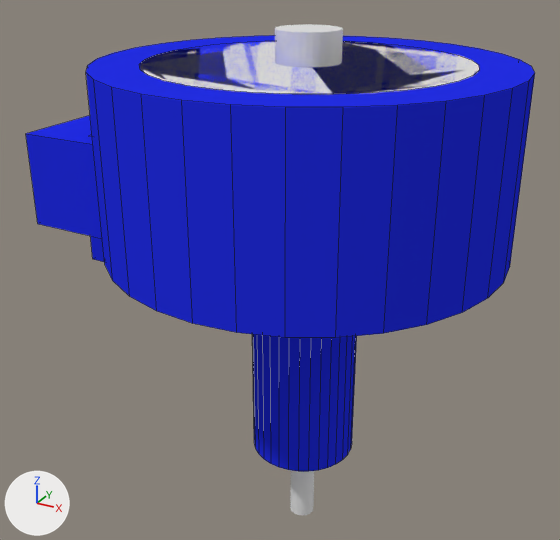
A saved change to the Blender file Resources/Bdental_Library/lib_archive/Lib_Sleeve_Cutter.blend.
One viewpoint serves both versions: a 50 mm camera at (19.3, -38.3, 30.8) aimed at (-2.1, 0.6, 11.3). The axes (+X, +Y, +Z) are drawn at lower left. The lights are the same throughout. Mesh edges are drawn as thin lines on the coarser meshes.

In view in the first picture: 'Fixing Pin', 'R2gate 5.0', 'R2gate 6.5'.
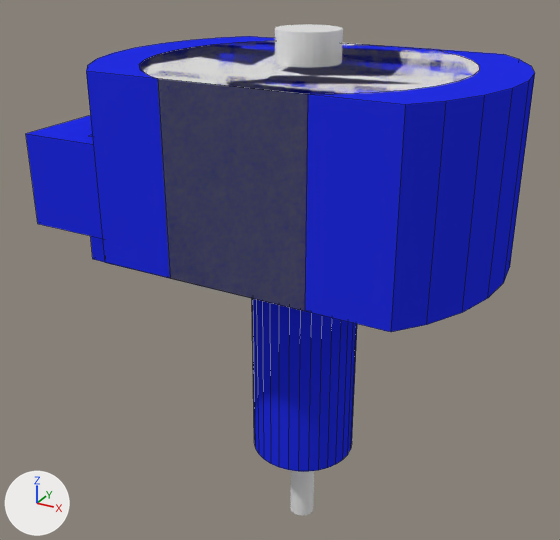
Commit message: bdental lib sleeve cutter

Where the change shows, as pixel boxes [x1, y1, x2, y2] in the pictures (560 x 540 px):
'R2gate 6.5', reshaped: before [26, 35, 535, 471]; after [26, 36, 535, 471]
'R2gate 5.0', reshaped: before [140, 41, 479, 94]; after [140, 41, 479, 311]
part 1 of me_cylinder_002, cut back: before [86, 35, 518, 338]; after [86, 36, 518, 332]

What changed in the scene script:
```text
Change me_cylinder_002:
    used by ob_r2gate_6_5; location = (0.0, 0.0, 0.0); scale = (1.3, 1.3, 1.0)
    remove me_cylinder_002.from_pydata(...)  # 251 vertices, 170 faces; spans x -12.1..9.0, y -9.0..9.0, z -0.4..24.3
    add me_cylinder_002.from_pydata(...)  # 223 vertices, 156 faces; spans x -12.1..9.0, y -6.2..6.2, z -0.4..24.3
    me_cylinder_002 part 1
    28 vertices are removed from x -5.0..5.0, y -9.0..9.0, z 13.8..24.3
    18 faces are deleted
    8 vertices move from x -6.4..6.4, y -6.4..6.4, z 13.8..24.3 to x -6.5..6.5, y -6.2..6.2, z 13.8..24.3
    4 new faces join them
Change me_cylinder:
    used by ob_r2gate_5_0; location = (0.0, 0.0, 0.0)
    remove me_cylinder.from_pydata(...)  # 251 vertices, 170 faces; spans x -12.1..9.0, y -9.0..9.0, z -0.4..24.3
    add me_cylinder.from_pydata(...)  # 239 vertices, 164 faces; spans x -12.1..9.0, y -8.0..8.0, z -0.4..24.3
    me_cylinder part 2
    12 vertices are removed from x -1.8..1.8, y -9.0..9.0, z 13.8..24.3
    10 faces are deleted
    8 vertices move from x -3.4..3.4, y -8.3..8.3, z 13.8..24.3 to x -4.0..4.0, y -8.0..8.0, z 13.8..24.3
    2 new faces join them, mat_material (white #e7e7e7)
    2 new faces join them
```
